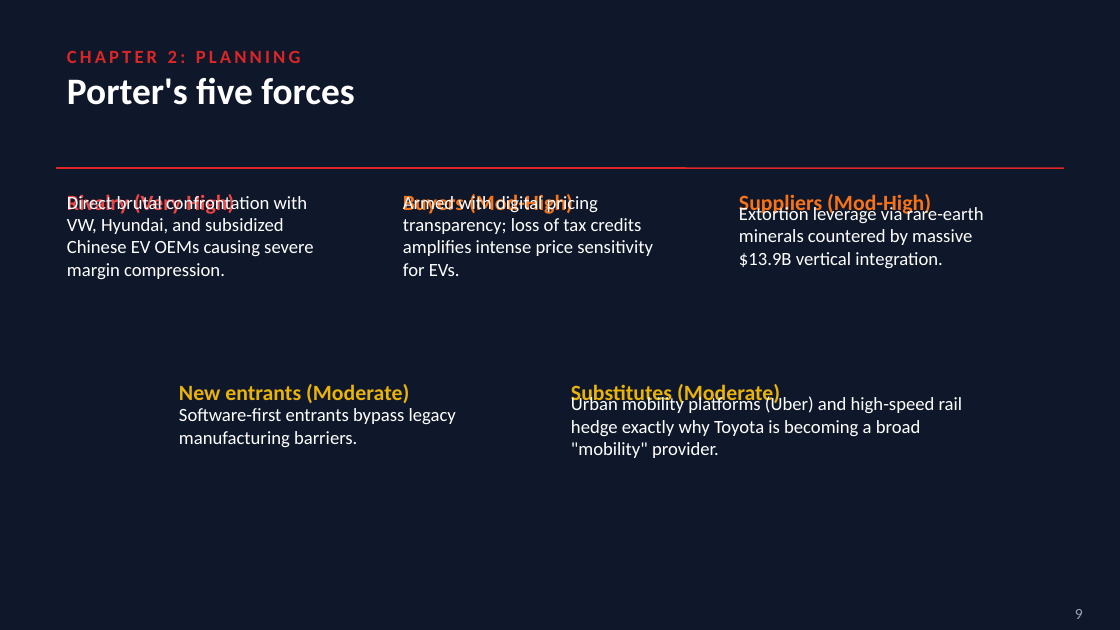
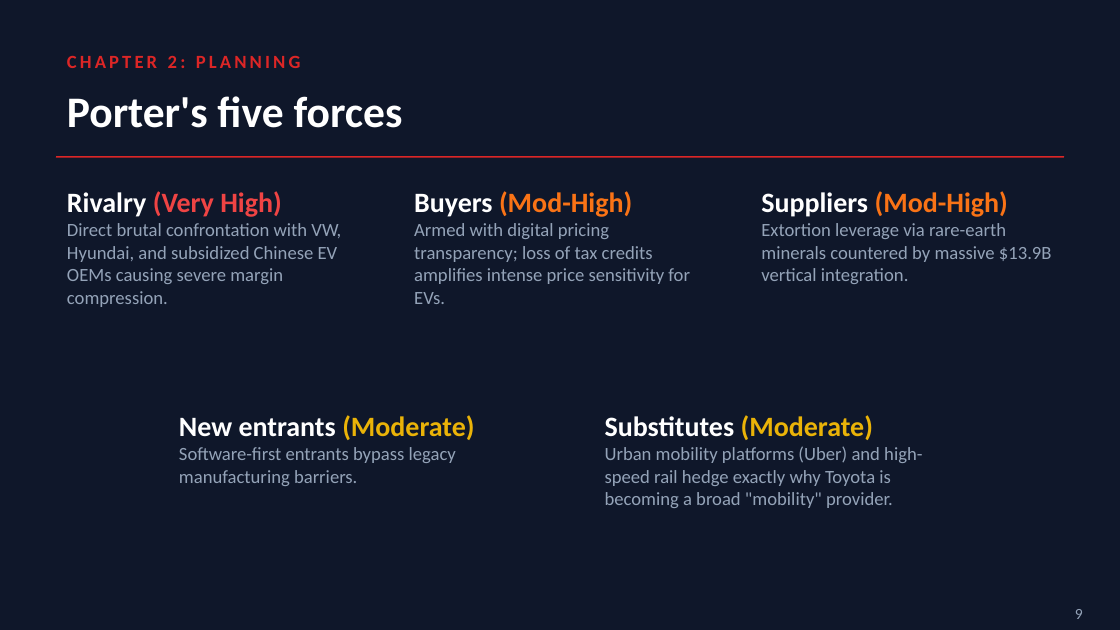
Before and after one commit to paymybills/EOMPresentation, a slide deck: slide 9 of EOM_Presentation.pptx. Drawn at 1120x630 pixels with LibreOffice and Linux fonts; fonts in the diff are those of the drawing. Boxes give left, top, right and bottom in pixels: in the first picture for what was removed or moved away, otherwise in the second. Text is boxed around its words. In the diff, an @@ line names an element or a change of style, - is before the commit and + after.

```diff
--- a/EOM_Presentation.pptx
+++ b/EOM_Presentation.pptx
@@ text "Porter's five forces": place and size @@
-text "Porter's five forces" at [67,78,354,105]
+text "Porter's five forces" at [67,96,403,128]
@@ text "Porter's five forces" at [67,96,403,128]: size 24 to 28 pt; vertical alignment middle to top @@
@@ line moved from (56, 168) - (1064, 168) to (56, 157) - (1064, 157) @@
@@ text at [67,191,341,307]: text changed; text colour #FFFFFF to #94A3B8 @@
-Direct brutal confrontation with VW, Hyundai, and subsidized Chinese EV OEMs causing severe margin compression.
+Rivalry (Very High)
+Direct brutal confrontation with VW, Hyundai, and subsidized Chinese EV OEMs causing severe margin compression.
@@ text removed at [67,194,234,214] @@
-Rivalry (Very High)
@@ text removed at [403,194,573,214] @@
-Buyers (Mod-High)
@@ text at [414,191,690,304]: text changed; text colour #FFFFFF to #94A3B8 @@
-Armed with digital pricing transparency; loss of tax credits amplifies intense price sensitivity for EVs.
+Buyers (Mod-High)
+Armed with digital pricing transparency; loss of tax credits amplifies intense price sensitivity for EVs.
@@ text removed at [739,194,931,217] @@
-Suppliers (Mod-High)
@@ text at [761,191,1052,284]: text changed; text colour #FFFFFF to #94A3B8 @@
-Extortion leverage via rare-earth minerals countered by massive $13.9B vertical integration.
+Suppliers (Mod-High)
+Extortion leverage via rare-earth minerals countered by massive $13.9B vertical integration.
@@ text removed at [179,384,409,403] @@
-New entrants (Moderate)
@@ text removed at [571,384,780,407] @@
-Substitutes (Moderate)
@@ vertical alignment middle to top in 6 elements at [67,56,301,68], [605,415,922,508], [67,191,341,307], [414,191,690,304], [761,191,1052,284], [179,415,474,486] @@
@@ text at [179,415,474,486]: text changed; text colour #FFFFFF to #94A3B8 @@
-Software-first entrants bypass legacy manufacturing barriers.
+New entrants (Moderate)
+Software-first entrants bypass legacy manufacturing barriers.
@@ text at [605,415,922,508]: text changed; text colour #FFFFFF to #94A3B8 @@
-Urban mobility platforms (Uber) and high-speed rail hedge exactly why Toyota is becoming a broad "mobility" provider.
+Substitutes (Moderate)
+Urban mobility platforms (Uber) and high-speed rail hedge exactly why Toyota is becoming a broad "mobility" provider.
```
Also in this commit, not shown: 16 other slides changed, 1 other file.
